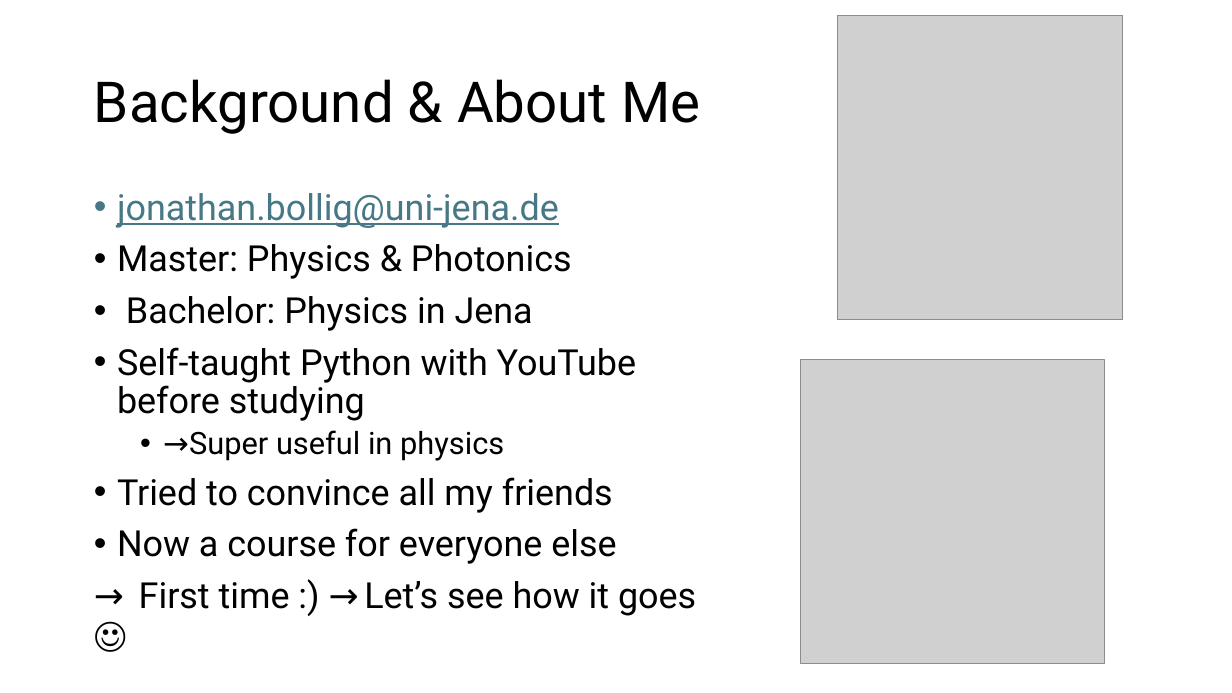
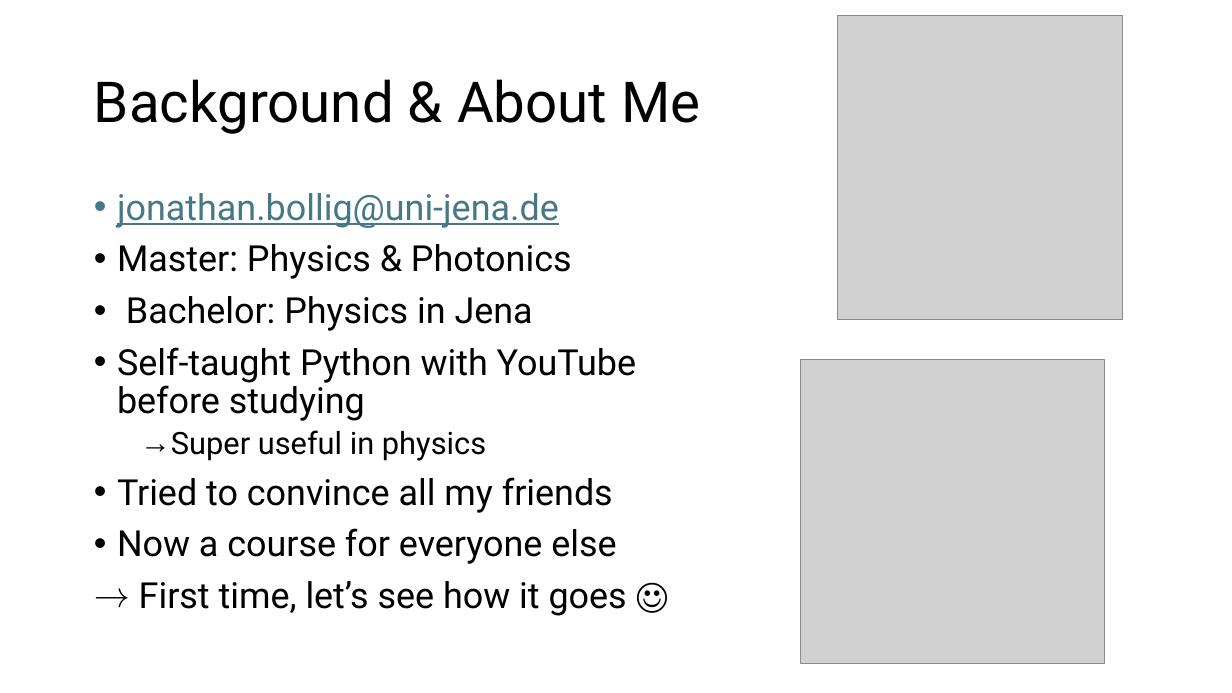
Before and after one commit to jonathanbollig/pycophy, a slide deck: slide 2 of Lectures/Chunk 1 - Introduction + Setup.pptx. Drawn at 1232x693 pixels with LibreOffice and Linux fonts; fonts in the diff are those of the drawing; grey boxes stand for pictures. Boxes give left, top, right and bottom in pixels: in the first picture for what was removed or moved away, otherwise in the second. Text is boxed around its words. In the diff, an @@ line names an element or a change of style, - is before the commit and + after.

```diff
--- a/Lectures/Chunk 1 - Introduction + Setup.pptx
+++ b/Lectures/Chunk 1 - Introduction + Setup.pptx
@@ text at bbox=[171, 430, 486, 461]: text changed @@
-  • →Super useful in physics
+  → Super useful in physics
@@ text at bbox=[139, 581, 627, 616]: text changed @@
-→ First time :) →Let’s see how it goes ☺
+→ First time, let’s see how it goes ☺
```
Also in this commit, not shown: 13 other slides changed, 1 slide added, 2 other files.
